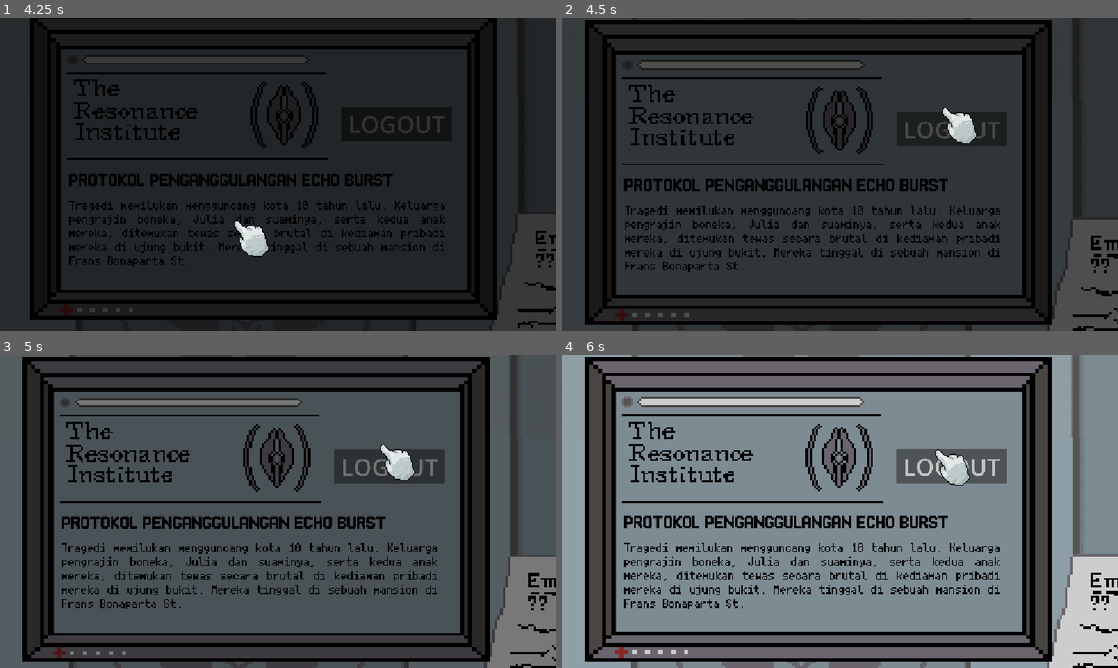
Above: before the commit, frames 1-4 (two rows, left to right).
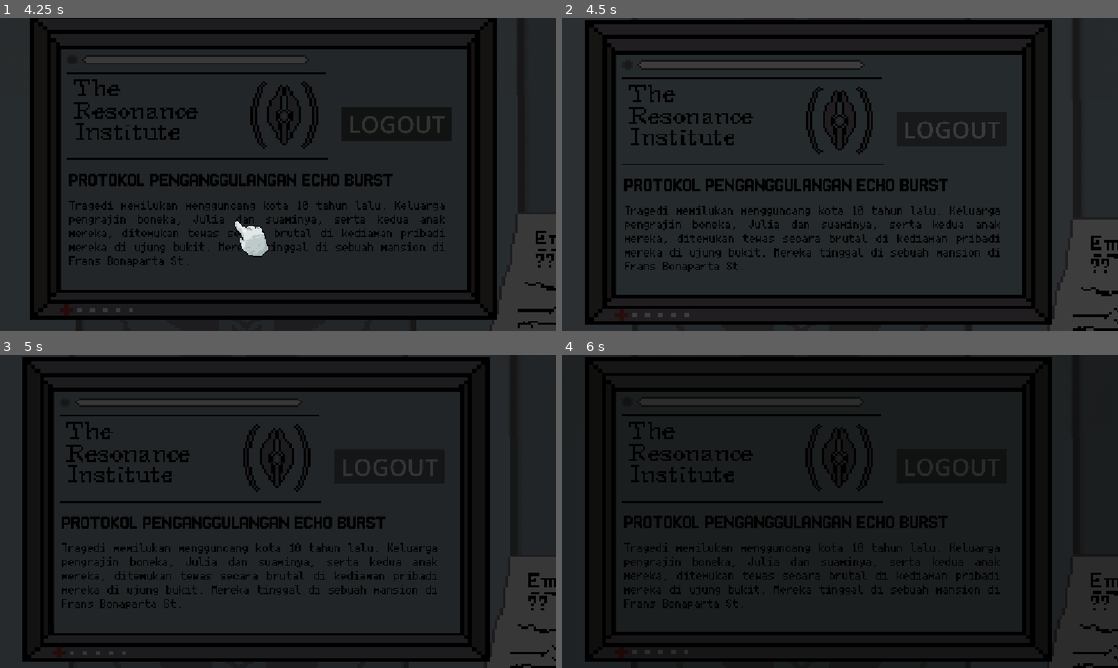
Above: after the commit, the same moments.

Repository: AzkaLufthansa/coral-memory
Game: Godot game, scene res://Scenes/Menu/main_menu.tscn
The game is run twice, just before and just after one commit, with the same random seed, the same clock (stepped at 60 frames per second) and the same inputs. Sound files missing from this copy of the repository are replaced by a short silence.
Inputs (mouse positions are in pixels of both pictures, inside the frame that each line leads up to):
- Up to frame 1 (4.25 s): click (166, 190) at 0.5 s; move the mouse to (400, 158) at 1.27 s; click (400, 158) at 1.42 s; move the mouse to (166, 190) at 2.02 s; click (166, 190) at 2.17 s; move the mouse to (333, 105) at 2.77 s; click (333, 105) at 2.92 s; move the mouse to (250, 237) at 3.52 s; click (250, 237) at 3.67 s
- Up to frame 2 (4.5 s): click "LOGOUT" at 4.25 s
- Up to frame 3 (5 s): no input
- Up to frame 4 (6 s): click "LOGOUT" at 5 s; click "LOGOUT" at 5.75 s

Frame 1 is identical in both runs. In frame 2, 0.5% of the frame differs, in the area x 68-75%, y 28-41%; in frame 3, 78%; in frame 4, 85%, in the area x 0-100%, y 0-100%.
Error before the commit: Attempt to call function 'play' in base 'null instance' on a null instance. (res://Scripts/Cutscene/newspaper_cutscene.gd:71)

Commit message:
implement tutorial guide + scale up pasien and echo sprite

Diff:
--- a/Scenes/main.gd
+++ b/Scenes/main.gd
@@ -10,6 +10,18 @@
 const DayTransitionScene := preload("res://UI/day_transition.tscn")
 const TransformFlashScene := preload("res://UI/transform_flash.tscn")
 const GameOverScene := preload("res://UI/game_over_screen.tscn")
+const TutorialGuide := preload("res://UI/tutorial_guide.gd")
+
+# Tutorial highlight bertahap (pasien pertama Day 1). Tiap langkah maju saat
+# event-nya terjadi. Soft hint: tidak memblokir klik lain.
+const TUT_STEP_EVENTS := ["file_opened", "interview", "topics_done", "diagnosis", "next"]
+const TUT_STEP_TEXTS := [
+	"Mulai dengan membaca berkas pasien (klik berkas di kiri bawah).",
+	"Klik pasien di meja untuk memulai wawancara.",
+	"Pilih topik pertanyaan (maks 3). Perhatikan wujud Echo berubah.",
+	"Buka berkas lalu tab Submit: tentukan emosi dominan & jadwal kontrol.",
+	"Klik lonceng di kanan bawah untuk memanggil pasien berikutnya.",
+]
 const SPRITE_POOL_CAT := PatientFactory.CAT_SPRITES
 const SPRITE_POOL_FEMALE := PatientFactory.FEMALE_SPRITES
 const SPRITE_POOL_MALE := PatientFactory.MALE_SPRITES
@@ -17,6 +29,12 @@
 	"Pasien1", "Pasien3", "Pasien6", "Pasien7",
 	"Pasien8", "Pasien9", "Pasien10", "Pasien11",
 ]
+
+# Ukuran keseluruhan pasien relatif terhadap nilai aslinya.
+const PATIENT_SCALE := 1.4
+# Posisi Y root pasien. Dasar sprite (local y=304) dipetakan ke y ≈ 528
+# (garis "duduk" di meja) setelah dikali PATIENT_SCALE.
+const PATIENT_BASE_Y := 528.0 - PATIENT_SCALE * 304.0
 
 var patient_node: Patient2D
 var office: CanvasLayer
@@ -37,6 +55,12 @@
 var current_patient: PatientData = null
 var _report_submitted := false
 
+var tutorial
+var _tut_active := false
+var _tut_step := -1
+var _tut_pending := false
+var _tut_done := false
+
 var _bgm: AudioStreamPlayer
 var _bgm_pause: AudioStreamPlayer
 var _bgm_transition: AudioStreamPlayer
@@ -102,6 +126,13 @@
 	game_over_screen.visible = false
 	panels_layer.add_child(game_over_screen)
 
+	# Layer 3: UI tutorial (petunjuk) di atas objek kantor & panel.
+	var tutorial_layer := CanvasLayer.new()
+	tutorial_layer.layer = 3
+	add_child(tutorial_layer)
+	tutorial = TutorialGuide.new()
+	tutorial_layer.add_child(tutorial)
+
 	# Layer 999: pause menu
 	var pause_menu = $PauseMenu
 	pause_menu.game_paused.connect(_on_game_paused)
@@ -143,6 +174,7 @@
 	EchoManager.echo_burst.connect(_on_echo_burst)
 	EchoManager.game_ended.connect(_on_game_ended)
 	EchoManager.game_failed.connect(_on_game_failed)
+	EchoManager.investigation_finished.connect(_on_investigation_finished)
 
 	office.patient_file_pressed.connect(_on_patient_file_pressed)
 	office.notebook_pressed.connect(_on_notebook_pressed)
@@ -153,6 +185,7 @@
 	var guide_book: Control = office.get("guide_book") as Control
 	if guide_book:
 		guide_book.closed.connect(_on_guide_book_closed)
+		guide_book.visibility_changed.connect(_on_guide_book_visibility_changed)
 
 	file_panel.file_closed.connect(_on_close_panel)
 	file_panel.decision_submitted.connect(_on_monitor_decision_submitted)
@@ -181,6 +214,8 @@
 	_close_all_panels()
 	office.show_office()
 	office.set_next_enabled(false)
+	if EchoManager.day == 1 and EchoManager.session_index == 1 and not _tut_done:
+		_tut_auto_open_guidebook()
 
 func _spawn_patient(patient: PatientData) -> void:
 	if patient_node:
@@ -209,7 +244,12 @@
 	])
 
 	patient_node = PatientScene.instantiate()
-	patient_node.position = Vector2(576, 224)
+	# Skala keseluruhan pasien (NPC + echo + label + hitbox) agar proporsional
+	# terhadap meja. Ubah PATIENT_SCALE untuk memperbesar/memperkecil.
+	patient_node.scale = Vector2(PATIENT_SCALE, PATIENT_SCALE)
+	# Posisi Y digeser naik supaya dasar pasien tetap "duduk" di garis meja
+	# walau skalanya diperbesar (semua anak ikut membesar dari titik origin).
+	patient_node.position = Vector2(576, PATIENT_BASE_Y)
 	patient_node.z_index = 1
 	add_child(patient_node)
 	patient_node.setup(patient)
@@ -225,6 +265,7 @@
 		return
 	_close_all_panels()
 	topic_panel.open_dialogue(current_patient)
+	_tut_notify("interview")
 
 
 func _on_patient_file_pressed() -> void:
@@ -233,6 +274,7 @@
 	_close_all_panels()
 	ui_dim.visible = true
 	file_panel.show_patient(current_patient)
+	_tut_notify("file_opened")
 
 
 func _on_notebook_pressed() -> void:
@@ -253,6 +295,87 @@
 
 func _on_guide_book_closed() -> void:
 	ui_dim.visible = false
+
+
+func _on_guide_book_visibility_changed() -> void:
+	# Bisa ditutup lewat tombol close ATAU lewat _close_all_panels; dua-duanya
+	# memicu visibility_changed. Mulai tutorial begitu Guidebook tersembunyi.
+	if not _tut_pending or office == null:
+		return
+	var guide_book: Control = office.get("guide_book") as Control
+	if guide_book and not guide_book.visible:
+		ui_dim.visible = false
+		_tut_begin()
+
+
+# --- Tutorial (highlight bertahap, pasien pertama Day 1) ---
+
+func _tut_auto_open_guidebook() -> void:
+	_tut_pending = true
+	if office == null:
+		_tut_begin()
+		return
+	var guide_book: Control = office.get("guide_book") as Control
+	if guide_book:
+		ui_dim.visible = true
+		guide_book.show()
+	else:
+		_tut_begin()
+
+
+func _tut_begin() -> void:
+	_tut_pending = false
+	_tut_active = true
+	_tut_step = 0
+	_tut_show_step()
+
+
+func _tut_show_step() -> void:
+	if not _tut_active or tutorial == null:
+		return
+	if _tut_step < 0 or _tut_step >= TUT_STEP_TEXTS.size():
+		_tut_finish()
+		return
+	tutorial.show_hint(TUT_STEP_TEXTS[_tut_step], _tut_target(_tut_step))
+
+
+func _tut_notify(event: String) -> void:
+	if not _tut_active:
+		return
+	var idx := TUT_STEP_EVENTS.find(event)
+	if idx < 0:
+		return
+	# Lonceng hanya menutup tutorial di langkah terakhirnya, supaya klik
+	# lonceng yang tidak sengaja di awal tidak langsung mengakhiri tutorial.
+	if event == "next" and _tut_step != TUT_STEP_EVENTS.size() - 1:
+		return
+	if idx < _tut_step:
+		return
+	_tut_step = idx + 1
+	_tut_show_step()
+
+
+func _tut_finish() -> void:
+	_tut_active = false
+	_tut_pending = false
+	_tut_done = true
+	if tutorial:
+		tutorial.hide_hint()
+
+
+func _tut_target(step: int) -> Node:
+	if office == null:
+		return null
+	match step:
+		0, 3:
+			return office.get_node_or_null("PatientFileButton")
+		1:
+			return patient_node
+		2:
+			return topic_panel
+		4:
+			return office.get_node_or_null("CallNextButton")
+	return null
 
 
 func _on_topic_selected(topic: Topic.Name) -> void:
@@ -283,12 +406,17 @@
 		office.set_next_enabled(true)
 
 
+func _on_investigation_finished(_patient: PatientData) -> void:
+	_tut_notify("topics_done")
+
+
 func _on_report_submitted(emotion: Emotion.Type, schedule: GameConfig.Schedule, notes: String) -> void:
 	if _report_submitted:
 		return
 	EchoManager.commit_diagnosis(emotion, schedule)
 	_report_submitted = true
 	office.set_next_enabled(true)
+	_tut_notify("diagnosis")
 
 
 func _on_monitor_decision_submitted(emotion: Emotion.Type, schedule: GameConfig.Schedule) -> void:
@@ -296,10 +424,12 @@
 
 
 func _on_call_next_pressed() -> void:
+	_tut_notify("next")
 	EchoManager.call_next_patient()
 
 
 func _on_bell_pressed() -> void:
+	_tut_notify("next")
 	EchoManager.call_next_patient()
 
 
--- a/Scripts/Cutscene/newspaper_cutscene.gd
+++ b/Scripts/Cutscene/newspaper_cutscene.gd
@@ -68,14 +68,11 @@
 
 func _on_done_button_pressed() -> void:
 	AudioFade.fade_out($BGM, 3.0)
-	$Langkah.play()
-	$Langkah/Timer.start()
 	FadeToBlack.fade_to_scene("res://Scenes/main.tscn", 5)
 	Cursor.reset_cursor()
 	$Area2D.input_pickable = false
 
 func _on_timer_timeout() -> void:
-	$Langkah.stop()
 	$PintuBuka.play()
 
 func _on_pintu_buka_finished() -> void:
--- /dev/null
+++ b/UI/tutorial_guide.gd
@@ -0,0 +1,126 @@
+extends Control
+
+const FONT_PATH := "res://Assets/Fonts/Fusion Pixel 10px Monospaced/fusion-pixel-10px-monospaced-ja.otf"
+const PANEL_WIDTH := 700.0
+
+var _panel: PanelContainer
+var _label: Label
+var _marker: Label
+
+var _pulse_tween: Tween
+var _pulse_target: CanvasItem
+var _pulse_base: Color = Color.WHITE
+
+
+func _ready() -> void:
+	set_anchors_and_offsets_preset(Control.PRESET_FULL_RECT)
+	mouse_filter = Control.MOUSE_FILTER_IGNORE
+	_build_ui()
+	visible = false
+
+
+func _build_ui() -> void:
+	var style := StyleBoxFlat.new()
+	style.bg_color = Color(0.08, 0.09, 0.11, 0.9)
+	style.border_color = Color(0.85, 0.78, 0.55, 1.0)
+	style.set_border_width_all(2)
+	style.set_corner_radius_all(8)
+	style.set_content_margin(SIDE_LEFT, 20)
+	style.set_content_margin(SIDE_RIGHT, 20)
+	style.set_content_margin(SIDE_TOP, 10)
+	style.set_content_margin(SIDE_BOTTOM, 10)
+
+	_panel = PanelContainer.new()
+	_panel.mouse_filter = Control.MOUSE_FILTER_IGNORE
+	_panel.add_theme_stylebox_override("panel", style)
+	_panel.anchor_left = 0.5
+	_panel.anchor_right = 0.5
+	_panel.anchor_top = 0.0
+	_panel.anchor_bottom = 0.0
+	_panel.offset_left = -PANEL_WIDTH * 0.5
+	_panel.offset_right = PANEL_WIDTH * 0.5
+	_panel.offset_top = 16
+	_panel.offset_bottom = 16
+	_panel.grow_horizontal = Control.GROW_DIRECTION_BOTH
+	_panel.grow_vertical = Control.GROW_DIRECTION_END
+	add_child(_panel)
+
+	_label = Label.new()
+	_label.mouse_filter = Control.MOUSE_FILTER_IGNORE
+	_label.autowrap_mode = TextServer.AUTOWRAP_WORD_SMART
+	_label.horizontal_alignment = HORIZONTAL_ALIGNMENT_CENTER
+	_label.add_theme_color_override("font_color", Color(1, 1, 1, 1))
+	_label.add_theme_font_size_override("font_size", 22)
+	if ResourceLoader.exists(FONT_PATH):
+		var font := load(FONT_PATH) as Font
+		if font:
+			_label.add_theme_font_override("font", font)
+	_panel.add_child(_label)
+
+	_marker = Label.new()
+	_marker.mouse_filter = Control.MOUSE_FILTER_IGNORE
+	_marker.text = "▼"
+	_marker.add_theme_color_override("font_color", Color(1.0, 0.85, 0.25, 1))
+	_marker.add_theme_font_size_override("font_size", 34)
+	_marker.size = Vector2(40, 40)
+	_marker.horizontal_alignment = HORIZONTAL_ALIGNMENT_CENTER
+	_marker.visible = false
+	add_child(_marker)
+
+
+func show_hint(text: String, target: Node) -> void:
+	if _label:
+		_label.text = text
+	visible = true
+	_position_marker(target)
+	_start_pulse(target)
+
+
+func hide_hint() -> void:
+	_stop_pulse()
+	visible = false
+
+
+func _position_marker(target: Node) -> void:
+	if _marker == null:
+		return
+	if target == null or not is_instance_valid(target):
+		_marker.visible = false
+		return
+
+	var point := Vector2.ZERO
+	if target is Control:
+		var r: Rect2 = (target as Control).get_global_rect()
+		point = Vector2(r.position.x + r.size.x * 0.5, r.position.y - 6)
+	elif target is Node2D:
+		point = (target as Node2D).get_global_transform_with_canvas().origin
+		point.y -= 18
+	else:
+		_marker.visible = false
+		return
+
+	_marker.visible = true
+	_marker.position = Vector2(point.x - _marker.size.x * 0.5, point.y - _marker.size.y)
+
+
+func _start_pulse(target: Node) -> void:
+	_stop_pulse()
+	if target == null or not is_instance_valid(target):
+		return
+	var ci := target as CanvasItem
+	if ci == null:
+		return
+	_pulse_target = ci
+	_pulse_base = ci.modulate
+	_pulse_tween = create_tween().set_loops()
+	_pulse_tween.tween_property(ci, "modulate", Color(1.6, 1.5, 1.1, _pulse_base.a), 0.5)
+	_pulse_tween.tween_property(ci, "modulate", _pulse_base, 0.5)
+
+
+func _stop_pulse() -> void:
+	if _pulse_tween and _pulse_tween.is_valid():
+		_pulse_tween.kill()
+	_pulse_tween = null
+	if _pulse_target and is_instance_valid(_pulse_target):
+		_pulse_target.modulate = _pulse_base
+	_pulse_target = null
Not shown, added: UI/tutorial_guide.gd.uid
